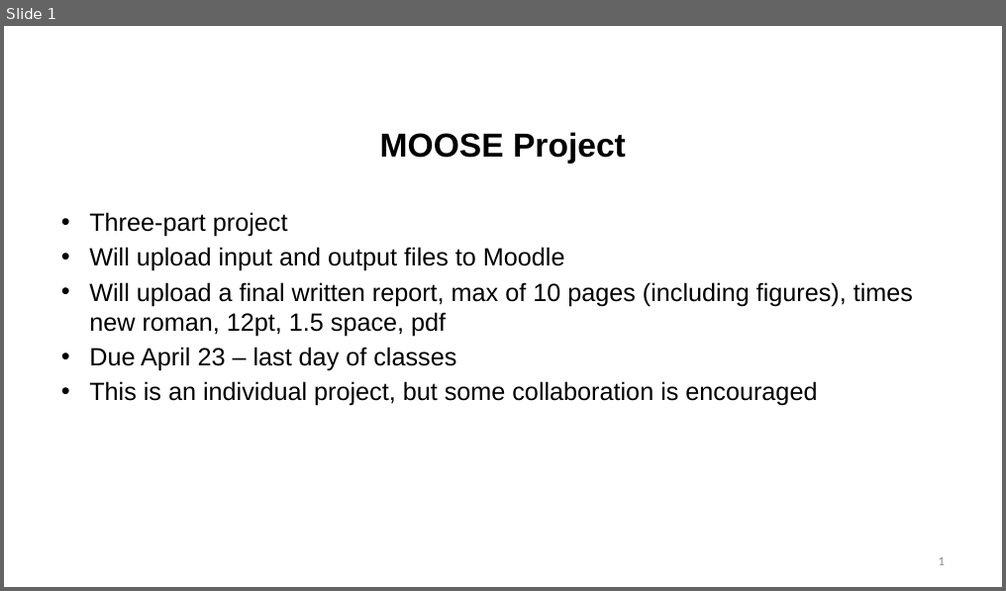
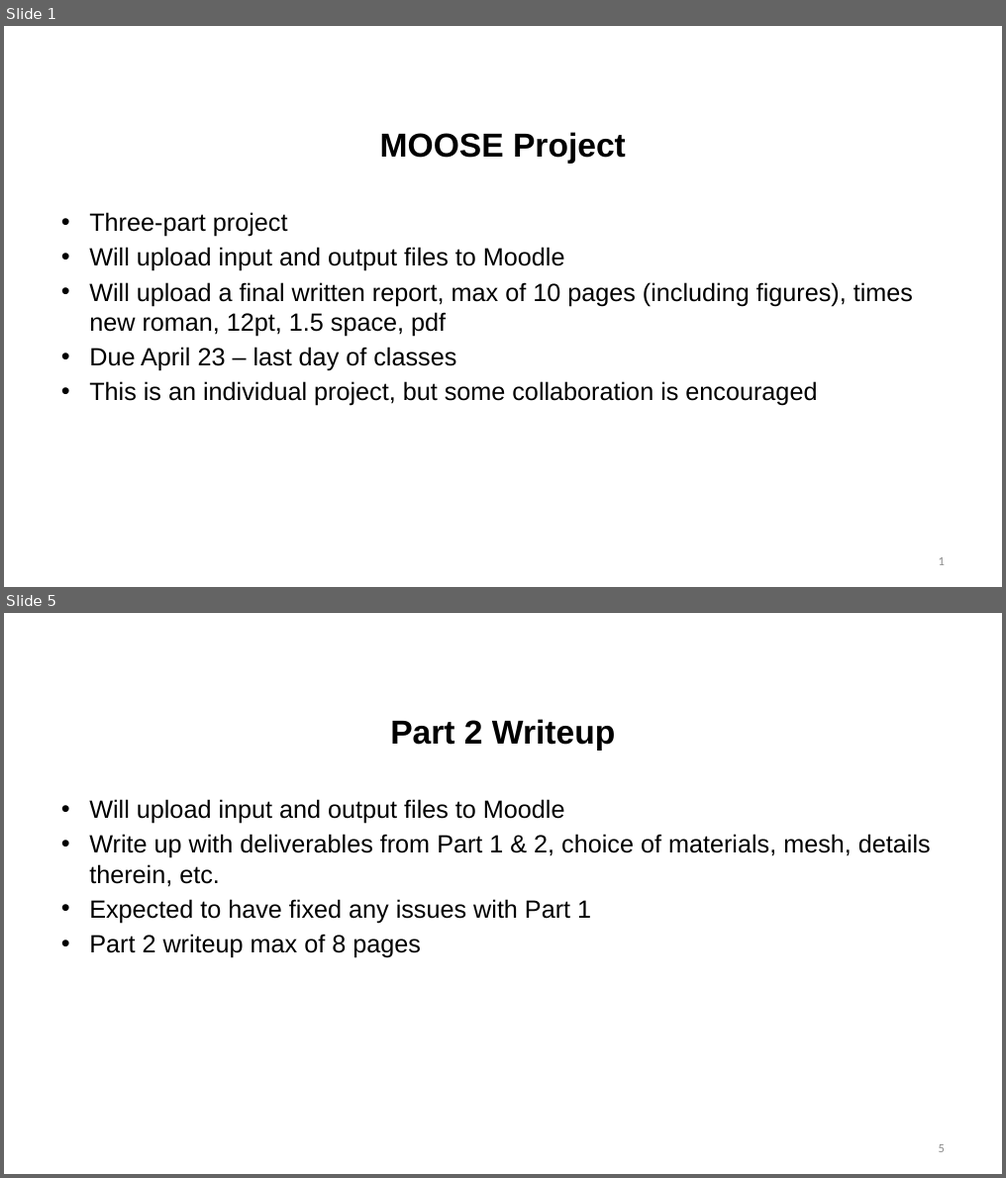
Before and after one commit to benbeeler/TEACHING, a slide deck: Nuclear_Fuel_Performance/NE533_Spring2024/MOOSE Project/MOOSE Project.pptx. Shown one above the other, each under a label of ours: slide 1 before the commit, slides 1 and 5 after it; the slides between them are not shown. The pictures are 1006x591 and 1006x1178 pixels, drawn with LibreOffice and Linux fonts; fonts in the diff are those of the drawing; background and template pictures are left out. Boxes give left, top, right and bottom in pixels: in the first picture for what was removed or moved away, otherwise in the second. Text is boxed around its words. In the diff, an @@ line names an element or a change of style, - is before the commit and + after.

```diff
--- a/Nuclear_Fuel_Performance/NE533_Spring2024/MOOSE Project/MOOSE Project.pptx
+++ b/Nuclear_Fuel_Performance/NE533_Spring2024/MOOSE Project/MOOSE Project.pptx
@@ slide 5 added at <box>4,613,1002,1174</box>, background #FFFFFF @@
@@ title added at <box>390,719,615,751</box>, 32 pt, text #000000, bold @@
+Part 2 Writeup
@@ text added at <box>89,799,931,959</box>, 24 pt, text #000000 @@
+• Will upload input and output files to Moodle
+• Write up with deliverables from Part 1 & 2, choice of materials, mesh, details therein, etc.
+• Expected to have fixed any issues with Part 1
+• Part 2 writeup max of 8 pages
@@ page number added at <box>939,1145,944,1153</box>, 12 pt, text #8C8C8C @@
+5
```
Also in this commit, not shown: 3 slides changed, 2 other slides added.
